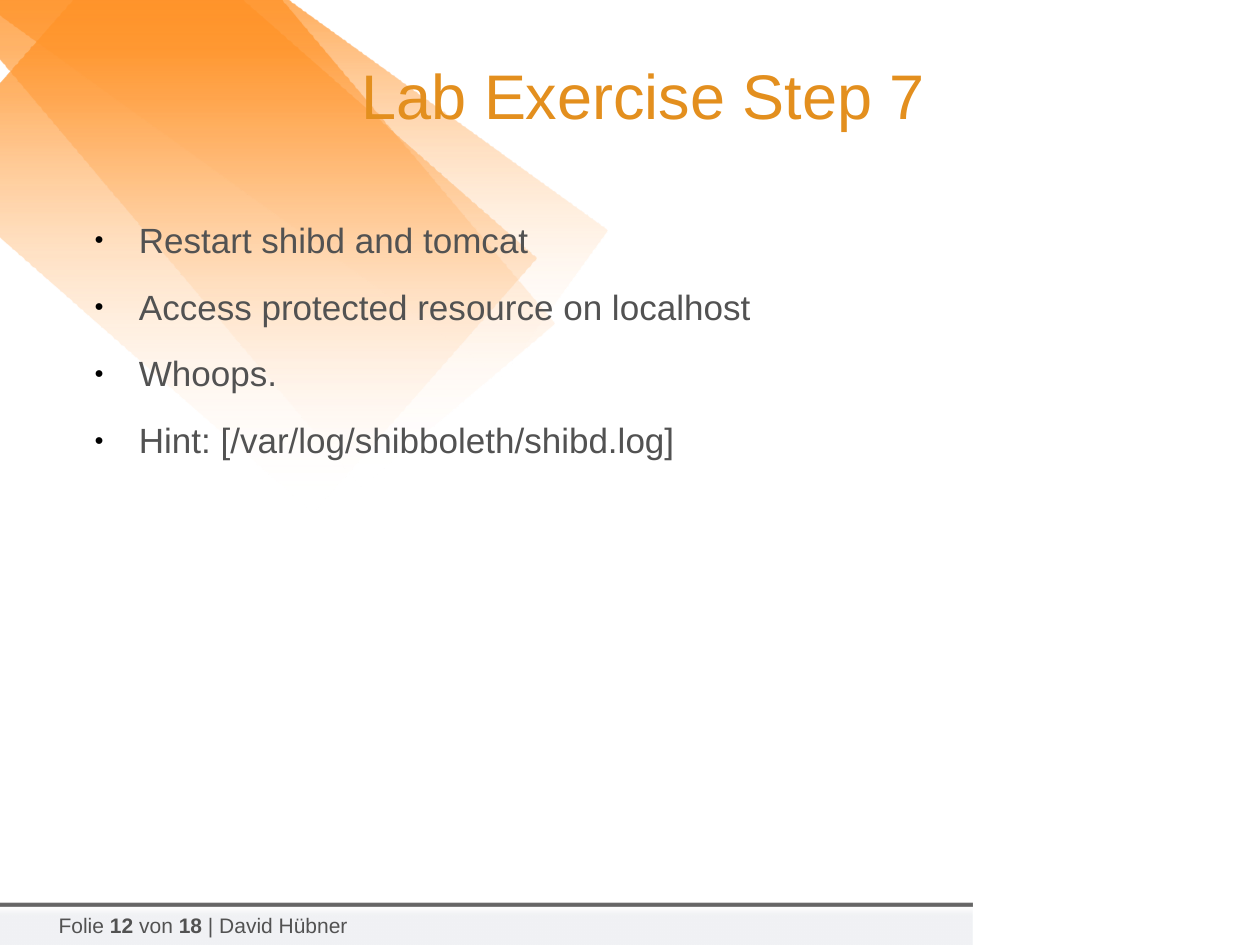
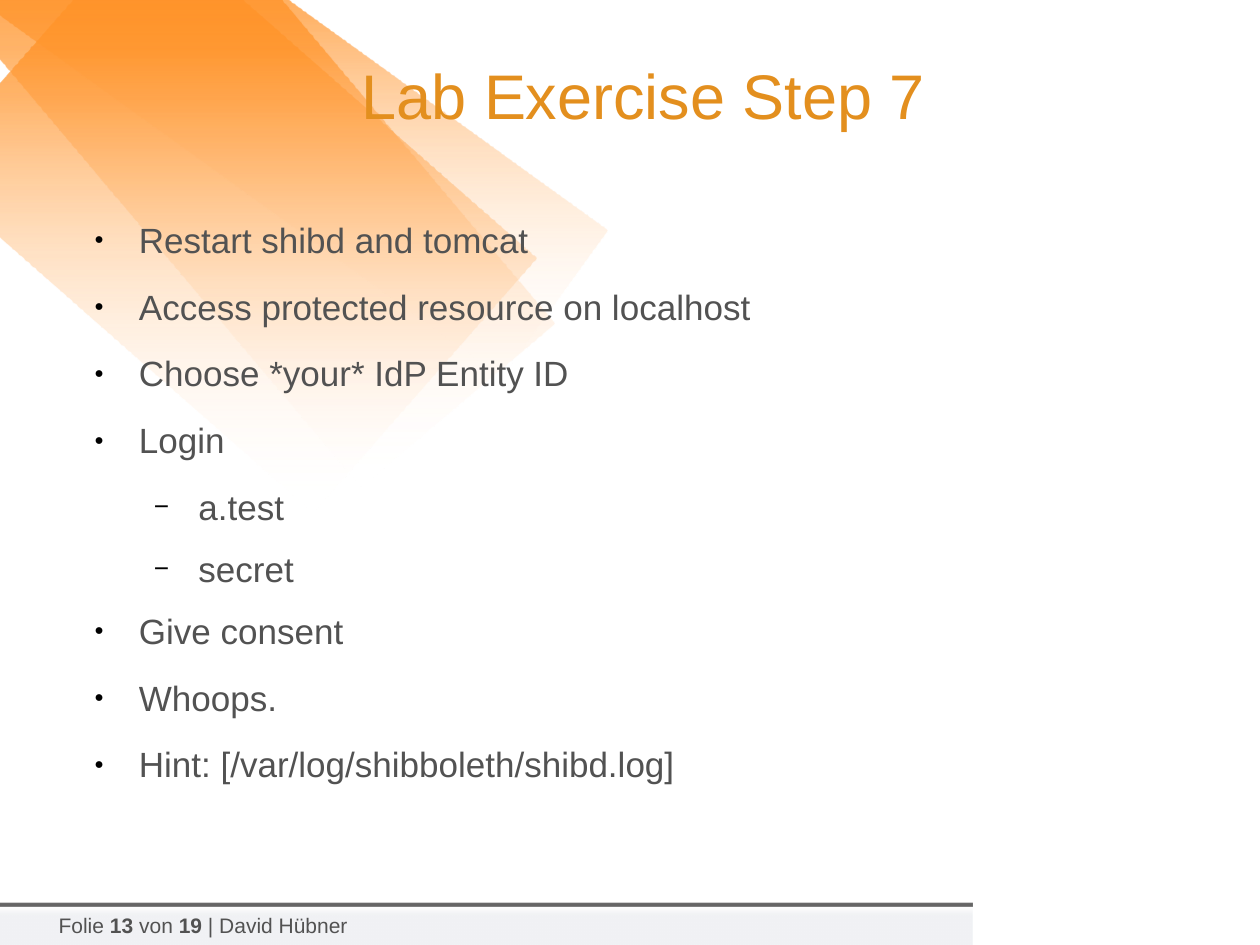
Before and after one commit to tiime2018/lab1, a slide deck: slide 13 of slides/2018-02-06_TIIME-Shibboleth-07-Hands-On.odp (slide 12 before the commit). Drawn at 1260x945 pixels with LibreOffice and Linux fonts; fonts in the diff are those of the drawing; background and template pictures are left out. Boxes give left, top, right and bottom in pixels: in the first picture for what was removed or moved away, otherwise in the second. Text is boxed around its words. In the diff, an @@ line names an element or a change of style, - is before the commit and + after.

```diff
--- a/slides/2018-02-06_TIIME-Shibboleth-07-Hands-On.odp
+++ b/slides/2018-02-06_TIIME-Shibboleth-07-Hands-On.odp
@@ text at (x1=139, y1=360, x2=568, y2=645): paragraphs added @@
+● Choose *your* IdP Entity ID
+● Login
+  − a.test
+  − secret
+● Give consent
@@ text at (x1=59, y1=918, x2=348, y2=933): text changed @@
-Folie 12 von 18 | David Hübner
+Folie 13 von 19 | David Hübner
```
Also in this commit, not shown: 4 other slides changed, 1 slide added.
